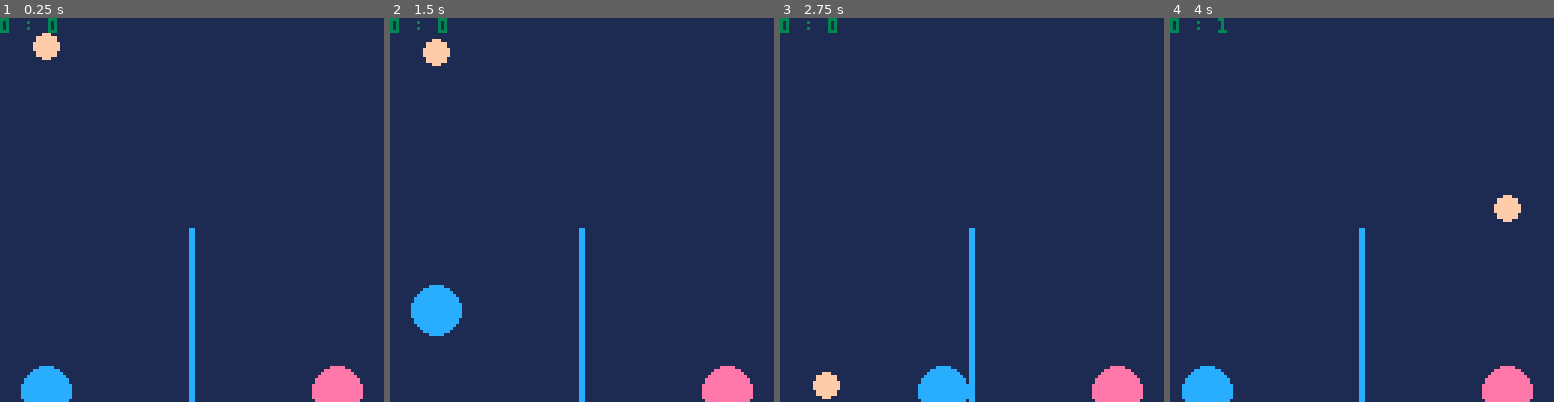
Above: before the commit, frames 1-4 (left to right).
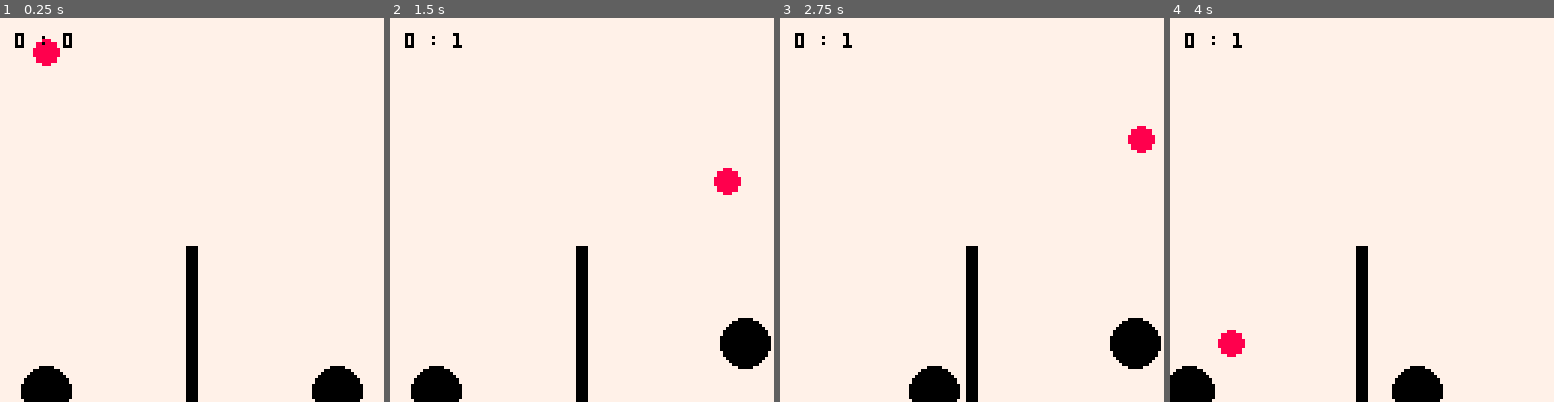
Above: after the commit, the same moments.

Repository: tapochqa/pico8-volleyball
Game: PICO-8 cartridge volleyball.p8
Two runs of this game, one before a commit and one after it. Both use one fixed random seed, a clock stepped at 60 frames per second and the inputs below.
Inputs:
- Up to frame 1 (0.25 s): no input
- Up to frame 2 (1.5 s): tap O (Z key) at 0.7 s
- Up to frame 3 (2.75 s): hold Right 1.6-2.1 s; tap O (Z key) at 1.7, 2.1, 2.5 s; hold Right from 2.47 s (still down)
- Up to frame 4 (4 s): tap O (Z key) at 2.9, 3.3, 3.7 s; release Right at 3.03 s; hold Left 3.08-3.58 s

The runs differ from the first frame. In frame 1, 100% of the frame differs, in the area x 0-100%, y 0-100%; in frame 2, 100%; in frame 3, 100%; in frame 4, 100%.

Commit message:
pages + bipki

Diff:
--- a/volleyball.p8
+++ b/volleyball.p8
@@ -17,11 +17,11 @@
          ['vertical speed'] = 0,
          ['horizontal speed'] = 0,
          ['radius'] = 4,
-         ['m'] = 1}
-
-n =     {['h'] = 70,
-         ['l'] = 63,
-         ['r'] = 64}
+         ['m'] = 1.5}
+
+n =     {['h'] = 80 - s['radius'],
+         ['l'] = 62,
+         ['r'] = 65}
 
 p =     {['x'] = 15,
          ['init x'] = 15,
@@ -30,7 +30,8 @@
          ['horizontal speed'] = 3,
          ['radius'] = 8,
          ['m'] = 3,
-         ['points'] = 0}
+         ['points'] = 0,
+         ['jump speed'] = 8}
 
 p2 =    {['x'] = f['default rw'] - 15,
          ['init x'] = f['default rw'] - 15,
@@ -39,7 +40,8 @@
          ['horizontal speed'] = 3,
          ['radius'] = 8,
          ['m'] = 3,
-         ['points'] = 0}
+         ['points'] = 0,
+         ['jump speed'] = 8}
 
 
 
@@ -82,7 +84,7 @@
   end
 
   if (btn_jump and player['y'] >= field['floor']) then
-    player['vertical speed'] -= 8
+    player['vertical speed'] -= player['jump speed']
   elseif (player['y'] >= field['floor']) then
     player['y'] = field['floor']
   end
@@ -91,11 +93,11 @@
 
   if (side == 'l') then
 
-    player = player_horizontal_move(player, ball, net[side], field['default ' .. side .. 'w'], btn_r, btn_l)
+    player = player_horizontal_move(player, ball, net[side], field['default lw'] - player['radius'] * 2, btn_r, btn_l)
 
   elseif (side == 'r') then
 
-    player = player_horizontal_move(player, ball, field['default ' .. side .. 'w'], net[side], btn_r, btn_l)
+    player = player_horizontal_move(player, ball, field['default rw'] + player['radius'] * 2, net[side], btn_r, btn_l)
 
   end
 
@@ -108,29 +110,32 @@
 
 
 function ball_move(field, ball)
+
+  new_impulse = -1 * field['friction']
+
   if ((abs(ball['vertical speed']) < field['g'] * 1.1) and (ball['y'] >= field['floor'])) then
     ball['vertical speed'] = 0
   end
 
   if (ball['y'] >= field['floor']) then
-    ball['horizontal speed'] = field['friction'] * 1.2 * ball['horizontal speed']
+    ball['horizontal speed'] *= field['friction'] * 1.2
   end
 
   if (ball['y'] > field['floor']) then
-    ball['vertical speed'] = -1 * field['friction'] * ball['vertical speed']
+    ball['vertical speed'] *= new_impulse
     ball['y'] = field['floor']
   elseif (ball['y'] < field['celling']) then
-    ball['vertical speed'] = -1 * field['friction'] * ball['vertical speed']
+    ball['vertical speed'] *= new_impulse
     ball['y'] = field['celling']
   else
     ball['y'] += ball['vertical speed']
   end
 
-  if (ball['x'] + ball['horizontal speed'] >= field['right wall']) then
-    ball['horizontal speed'] = -1 * field['friction'] * ball['horizontal speed']
+  if (ball['x'] + ball['horizontal speed'] + ball['radius'] >= field['right wall']) then
+    ball['horizontal speed'] *= new_impulse
     ball['x'] = field['right wall'] - ball['radius']
-  elseif (ball['x'] + ball['horizontal speed'] <= field['left wall']) then
-    ball['horizontal speed'] = -1 * field['friction'] * ball['horizontal speed']
+  elseif (ball['x'] + ball['horizontal speed'] - ball['radius'] <= field['left wall']) then
+    ball['horizontal speed'] *= new_impulse
     ball['x'] = field['left wall'] + ball['radius']
   else
     ball['x'] += ball['horizontal speed']
@@ -146,11 +151,61 @@
   horizontal = player['x'] - ball['x']
 
   if (hypotenuse <= ball['radius'] + player['radius']) then
-    ball['vertical speed'] = vertical / hypotenuse * -5
+    ball['vertical speed'] = vertical / hypotenuse * -5 + player['vertical speed'] / 5
     ball['horizontal speed'] = horizontal / hypotenuse * -5
-  end
+    sfx(0)
+  end
+
+
 
   return ball
+end
+
+
+function ball_net_collision( ... )
+  -- body
+end
+
+
+
+function ai_core(field, player, ball, side)
+  x_lambda = player['x'] - ball['x']
+  y_lambda = abs(player['y'] - ball['y'])
+
+  if (side == 'r') then
+    lambda_l = -8
+    lambda_r = -3
+  else
+    lambda_r = 8
+    lambda_l = 3
+  end
+
+  if (x_lambda > lambda_l) then
+    player['x'] -= player['horizontal speed']
+  end
+
+  if (x_lambda < lambda_r) then
+    player['x'] += player['horizontal speed']
+  end
+
+
+    if (y_lambda < 90 and player['y'] >= field['floor'] and ball['vertical speed'] > 1) then
+      player['vertical speed'] -= player['jump speed']
+      player['y'] -= 1
+    end
+  return player
+end
+
+function ai(field, player, ball, net, side)
+
+  if (side == 'r') then
+    if (ball['x'] < net['r']) then ai_core(field, player, ball, side) end
+  else
+    if (ball['x'] > net['l']) then ai_core(field, player, ball, side) end
+  end
+
+  return player
+
 end
 
 
@@ -167,6 +222,9 @@
 
   p  = player_move(f, p,  s, n, btn(4, 0), btn(1, 0), btn(0, 0), 'l')
   p2 = player_move(f, p2, s, n, btn(4, 1), btn(1, 1), btn(0, 1), 'r')
+
+  p2 = ai(f, p2, s, n, 'l')
+  --p =  ai(f, p, s, n, 'r')
 
   s = ball_move(f, s)
 
@@ -178,17 +236,26 @@
     if (s['x'] >= n['r']) then
       p['points'] += 1
       s['x'] = p['init x']
+      sfx(1)
     elseif (s['x'] <= n['l']) then
       p2['points'] += 1
       s['x'] = p2['init x']
+      sfx(2)
     end
+
+
 
     p['x'] = p['init x']
     p2['x'] = p2['init x']
+    p['y'] = f['floor']
+    p2['y'] = f['floor']
     s['y'] = 0
     s['horizontal speed'] = 0
 
-  end
+
+  end
+
+
 
 
 
@@ -196,10 +263,151 @@
 end
 
 function _draw()
-  cls(1)
-  rectfill(n['l'], 127, n['r'], n['h'], 12)
-  circfill(s['x'], s['y'], s['radius'], 15)
-  circfill(p['x'], p['y'], p['radius'], 12)
-  circfill(p2['x'], p2['y'], p2['radius'], 14)
-  print(p['points'] .. ' : ' .. p2['points'], 3)
-end
+  cls(7)
+  rectfill(n['l'], 127, n['r'], n['h'], 0)
+  circfill(s['x'], s['y'], s['radius'], 8)
+  circfill(p['x'], p['y'], p['radius'], 0)
+  circfill(p2['x'], p2['y'], p2['radius'], 0)
+  print(p['points'] .. ' : ' .. p2['points'], 5, 5, 0)
+end
+…(141 lines of a section not shown)…
Not shown, changed: the thumbnail (__label__) section of volleyball.p8
Not shown, changed: the music (__music__) section of volleyball.p8
Not shown, changed: the sound effects (__sfx__) section of volleyball.p8
